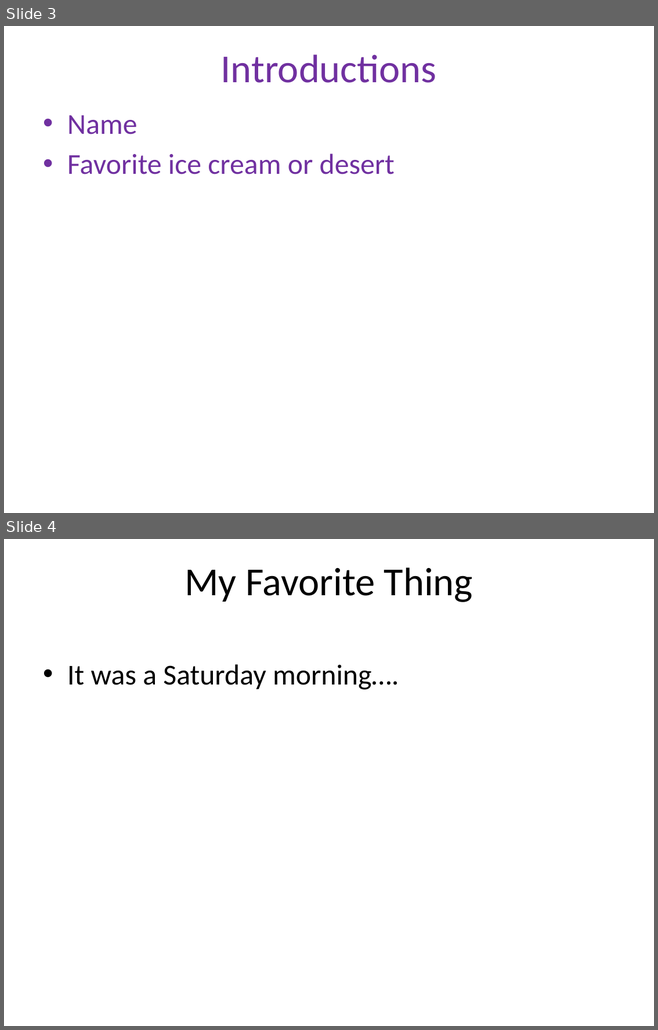
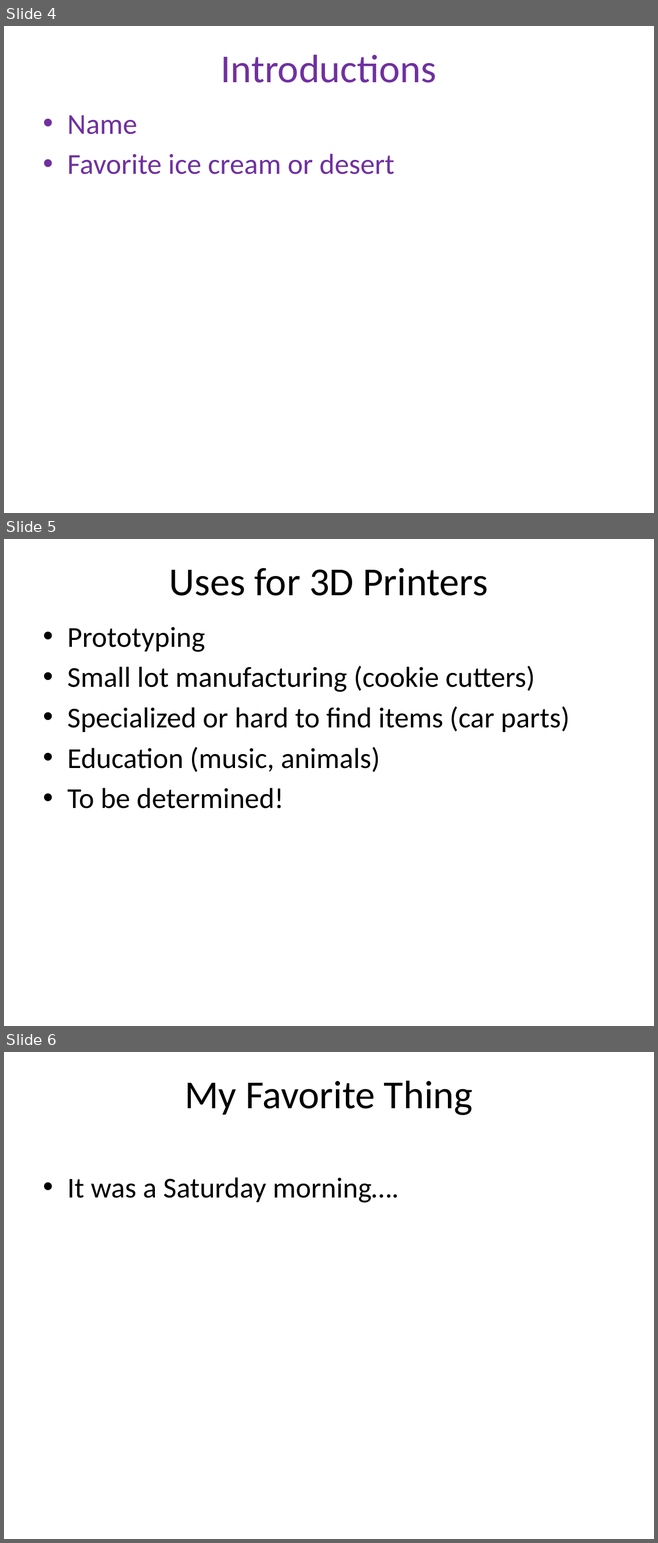
Before and after one commit to dykebert/GDI_3D_Printing_Intro, a slide deck: Introduction to 3D Printing.pptx. Shown one above the other, each under a label of ours: slides 3 and 4 before the commit, slides 4, 5 and 6 after it. The pictures are 658x1030 and 658x1543 pixels, drawn with LibreOffice and Linux fonts; fonts in the diff are those of the drawing. Boxes give left, top, right and bottom in pixels: in the first picture for what was removed or moved away, otherwise in the second. Text is boxed around its words. In the diff, an @@ line names an element or a change of style, - is before the commit and + after.

```diff
--- a/Introduction to 3D Printing.pptx
+++ b/Introduction to 3D Printing.pptx
@@ slide 5 added at [4, 539, 654, 1026], background #FFFFFF @@
@@ title added at [169, 568, 488, 596], 44 pt, text #000000 @@
+Uses for 3D Printers
@@ text added at [67, 627, 570, 809], 32 pt, text #000000 @@
+• Prototyping
+• Small lot manufacturing (cookie cutters)
+• Specialized or hard to find items (car parts)
+• Education (music, animals)
+• To be determined!
@@ what was slide 3 is now slide 4 @@
@@ what was slide 4 is now slide 6 @@
```
Also in this commit, not shown: 2 slides changed, 1 other slide added.
